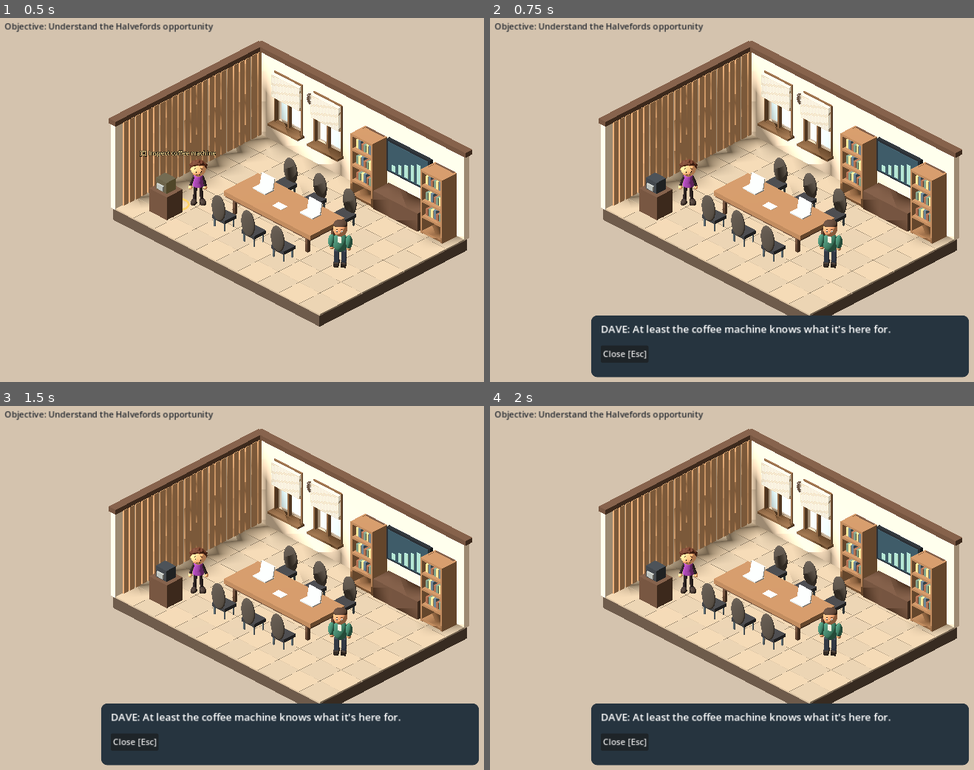
Above: before the commit, frames 1-4 (two rows, left to right).
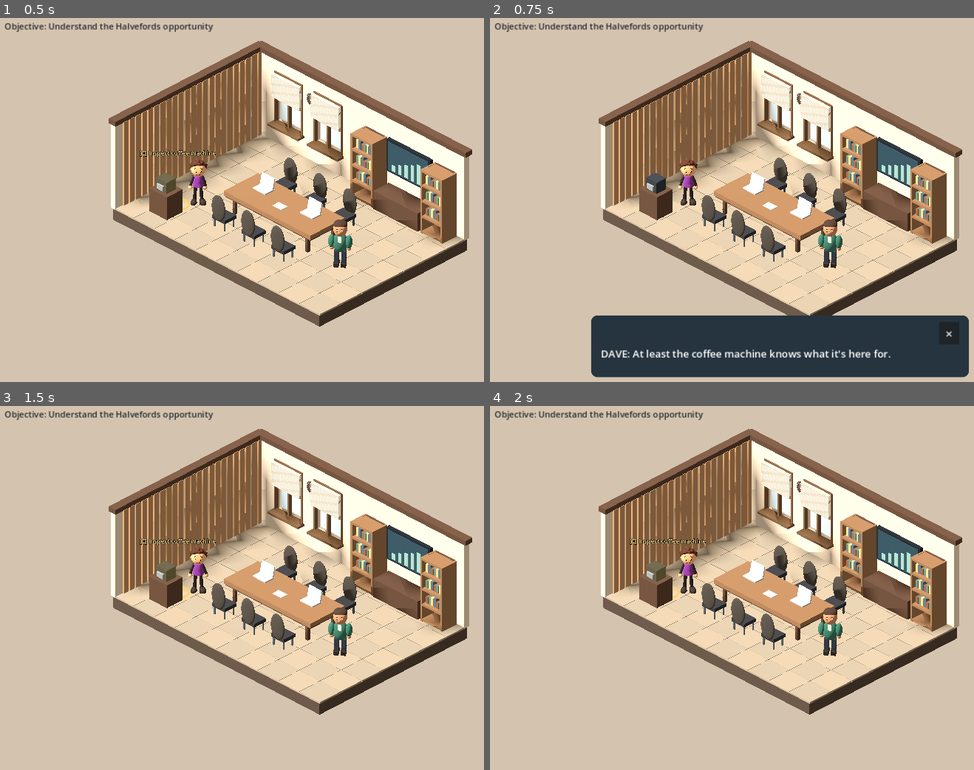
Above: after the commit, the same moments.

Repository: rstebbens/AgileAventures4
Game: Godot game, scene res://scenes/diorama.tscn
Same seed, same stepped clock (60 frames per second), same inputs: the game is played once before the commit and once after it.
Inputs (mouse positions are in pixels of both pictures, inside the frame that each line leads up to):
- Up to frame 1 (0.5 s): no input
- Up to frame 2 (0.75 s): tap Enter at 0.5 s; move the mouse to (911, 181) at 0.52 s; hold Right (ui_right) from 0.53 s (still down); tap E at 0.6 s; click (911, 181) at 0.67 s
- Up to frame 3 (1.5 s): tap Space at 0.77 s; release Right (ui_right) at 1.25 s; click (459, 722) at 1.25 s, where only the run after the commit has a clickable "×"
- Up to frame 4 (2 s): no input

Frame 1 is identical in both runs. In frame 2, 1.5% of the frame differs, in the area x 23-96%, y 84-94%; in frame 3, 14%, in the area x 20-99%, y 36-99%; in frame 4, 14%.

Commit message:
Add prominent mouse-accessible close button to dialogue and inspection panels

Diff:
--- a/scenes/diorama.gd
+++ b/scenes/diorama.gd
@@ -427,6 +427,18 @@
     panel.add_theme_stylebox_override("panel", style)
     var stack := VBoxContainer.new()
     panel.add_child(stack)
+    var header := HBoxContainer.new()
+    stack.add_child(header)
+    var header_space := Control.new()
+    header_space.size_flags_horizontal = Control.SIZE_EXPAND_FILL
+    header.add_child(header_space)
+    var close_button := Button.new()
+    close_button.text = "×"
+    close_button.tooltip_text = "Close dialogue"
+    close_button.custom_minimum_size = Vector2(38, 32)
+    close_button.add_theme_font_size_override("font_size", 24)
+    close_button.pressed.connect(_dismiss_panel)
+    header.add_child(close_button)
     message = Label.new()
     message.autowrap_mode = TextServer.AUTOWRAP_WORD_SMART
     message.custom_minimum_size.y = 40
@@ -635,7 +647,13 @@
     if name == "Dashboard" and factory_seen:
         var results := {"Speed":"Delivered quickly. Brakes omitted.", "Comfort":"Unrequested suspension. Costs and delays increase.", "Cost":"Basic brakes. Premium braking subscription."}
         message.text += "\nOutcome: " + results.get(choice, "")
-    _buttons(["Close [Esc]"], func(_unused): _close_inspection())
+    _buttons([], func(_unused): pass)
+
+func _dismiss_panel() -> void:
+    if phase == "factory":
+        factory_root.visible = false
+        boardroom_root.visible = true
+    _close_inspection()
 
 func _close_inspection() -> void:
     phase = "explore"
@@ -644,8 +662,8 @@
 
 func _unhandled_input(event: InputEvent) -> void:
     if event is InputEventKey and event.pressed and not event.echo:
-        if event.keycode == KEY_ESCAPE and phase == "inspect":
-            _close_inspection()
+        if event.keycode == KEY_ESCAPE and panel.visible:
+            _dismiss_panel()
             return
         if phase == "explore" and (event.keycode == KEY_E or event.keycode == KEY_ENTER):
             if nearby != "":
